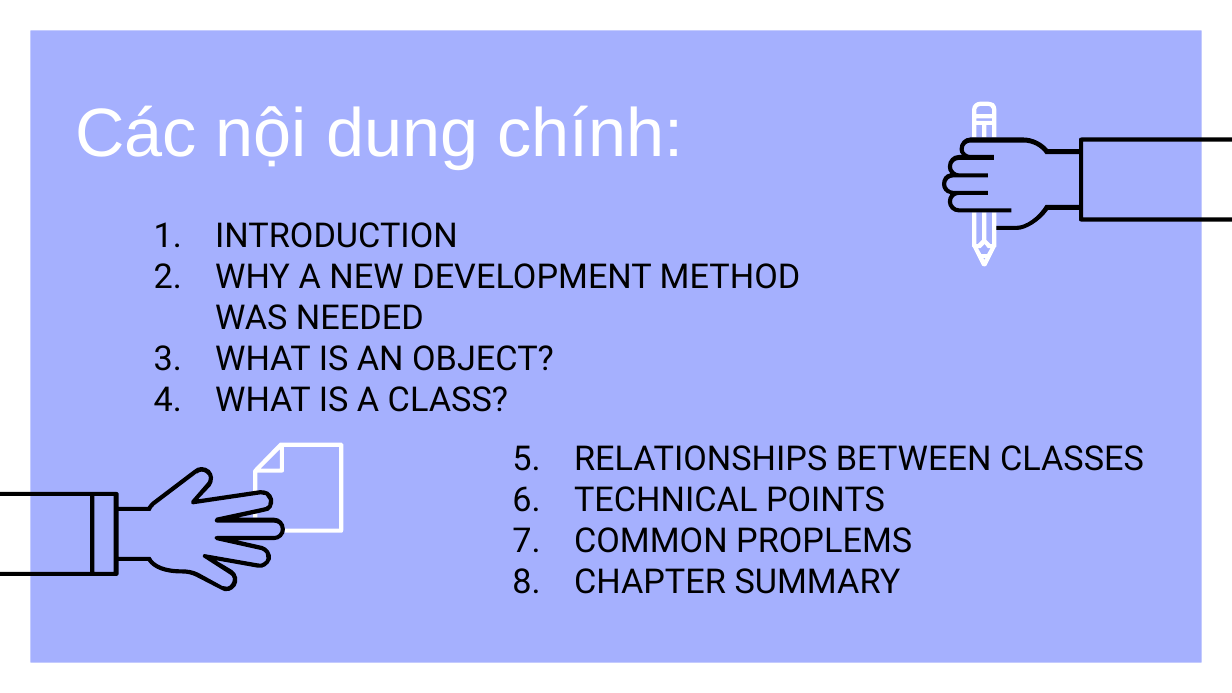
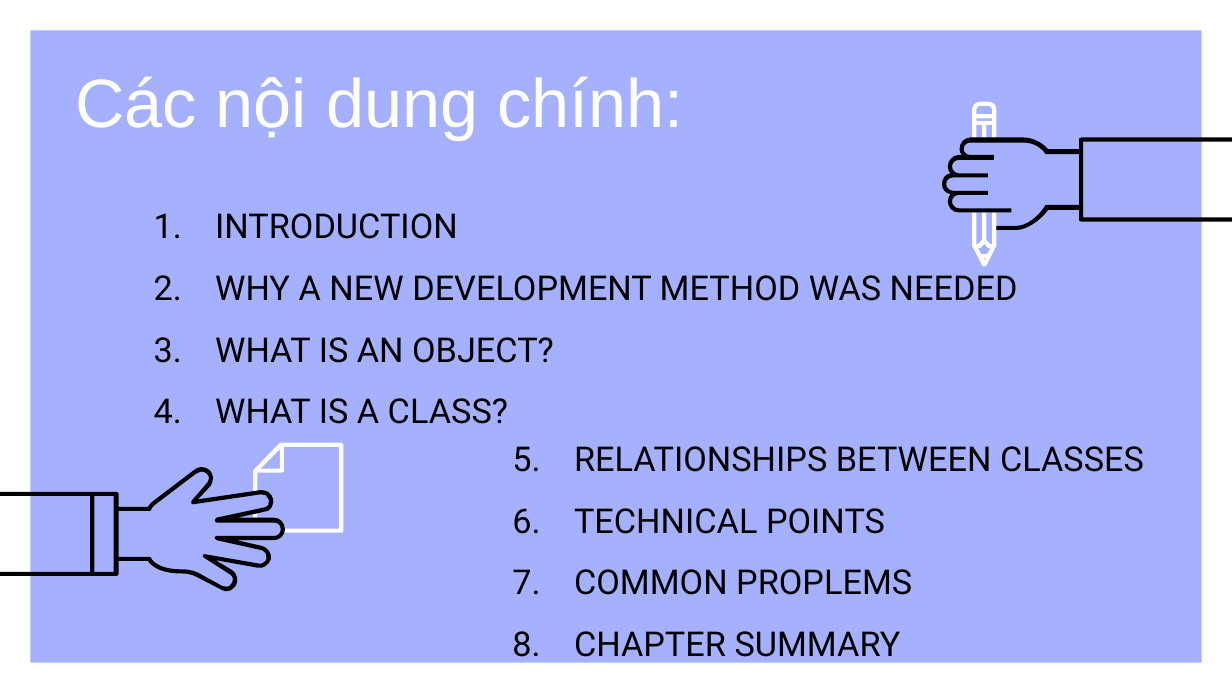
Before and after one commit to VoLeKhanhDuy/XDPM_HDT, a slide deck: slide 3 of chuong 4.pptx. Drawn at 1232x693 pixels with LibreOffice and Linux fonts; fonts in the diff are those of the drawing. Boxes give left, top, right and bottom in pixels: in the first picture for what was removed or moved away, otherwise in the second. Text is boxed around its words. In the diff, an @@ line names an element or a change of style, - is before the commit and + after.

```diff
--- a/chuong 4.pptx
+++ b/chuong 4.pptx
@@ title "Các nội dung chính:": place and size @@
-title "Các nội dung chính:" at (75,106,683,169)
+title "Các nội dung chính:" at (75,77,683,140)
@@ subtitle "INTRODUCTION" at (215,213,1018,424): line spacing 1 to 1.5 @@
@@ subtitle "INTRODUCTION": place and size @@
-subtitle "INTRODUCTION" at (215,222,801,412)
+subtitle "INTRODUCTION" at (215,213,1018,424)
@@ text "RELATIONSHIPS BETWEEN CLASSES" at (574,446,1144,665): line spacing 1 to 1.5 @@
```
Also in this commit, not shown: 13 other slides changed, 35 slides added, 25 slides removed, 3 other files.
